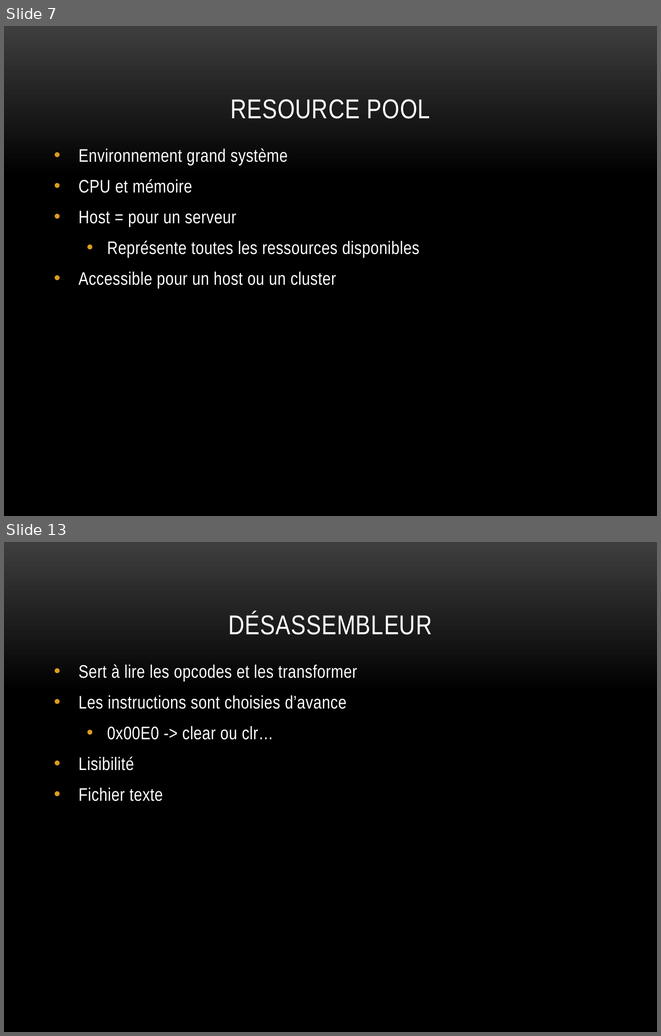
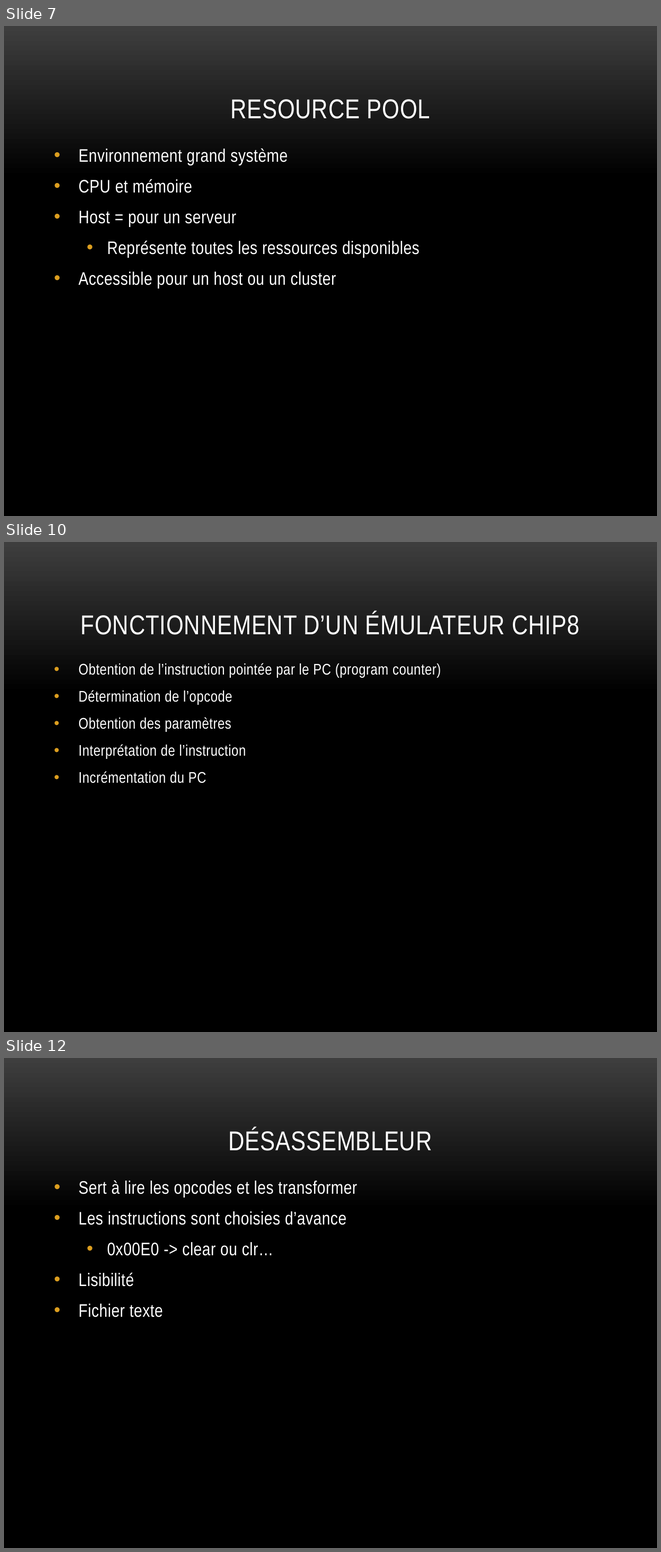
Before and after one commit to charlesfire/Chip-8_Disassembler, a slide deck: SERTP2.pptx. Shown one above the other, each under a label of ours: slides 7 and 13 before the commit, slides 7, 10 and 12 after it; the slides between them are not shown. The pictures are 661x1036 and 661x1552 pixels, drawn with LibreOffice and Linux fonts; fonts in the diff are those of the drawing; background and template pictures are left out. Boxes give left, top, right and bottom in pixels: in the first picture for what was removed or moved away, otherwise in the second. Text is boxed around its words. In the diff, an @@ line names an element or a change of style, - is before the commit and + after.

```diff
--- a/SERTP2.pptx
+++ b/SERTP2.pptx
@@ slide 10 added at [4, 542, 657, 1032], background picture (left out) @@
@@ title added at [81, 612, 579, 635], 30 pt, text #FFFFFF @@
+FONCTIONNEMENT D’UN ÉMULATEUR CHIP8
@@ text added at [79, 663, 441, 783], 17 pt, text #FFFFFF @@
+• Obtention de l’instruction pointée par le PC (program counter)
+• Détermination de l’opcode
+• Obtention des paramètres
+• Interprétation de l’instruction
+• Incrémentation du PC
@@ what was slide 13 is now slide 12 @@
```
Also in this commit, not shown: 6 slides changed, 1 other slide added, 3 slides removed.
